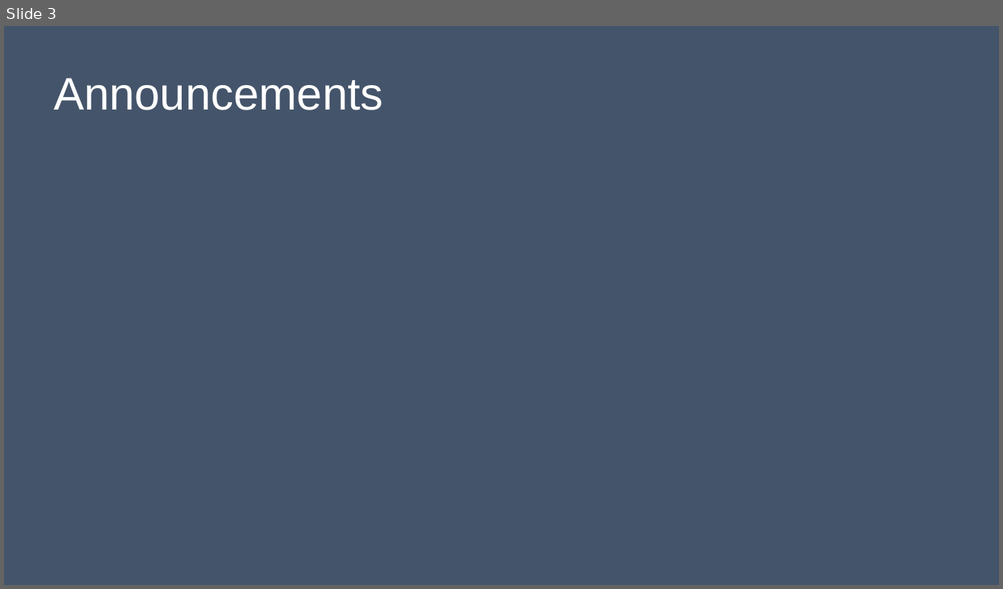
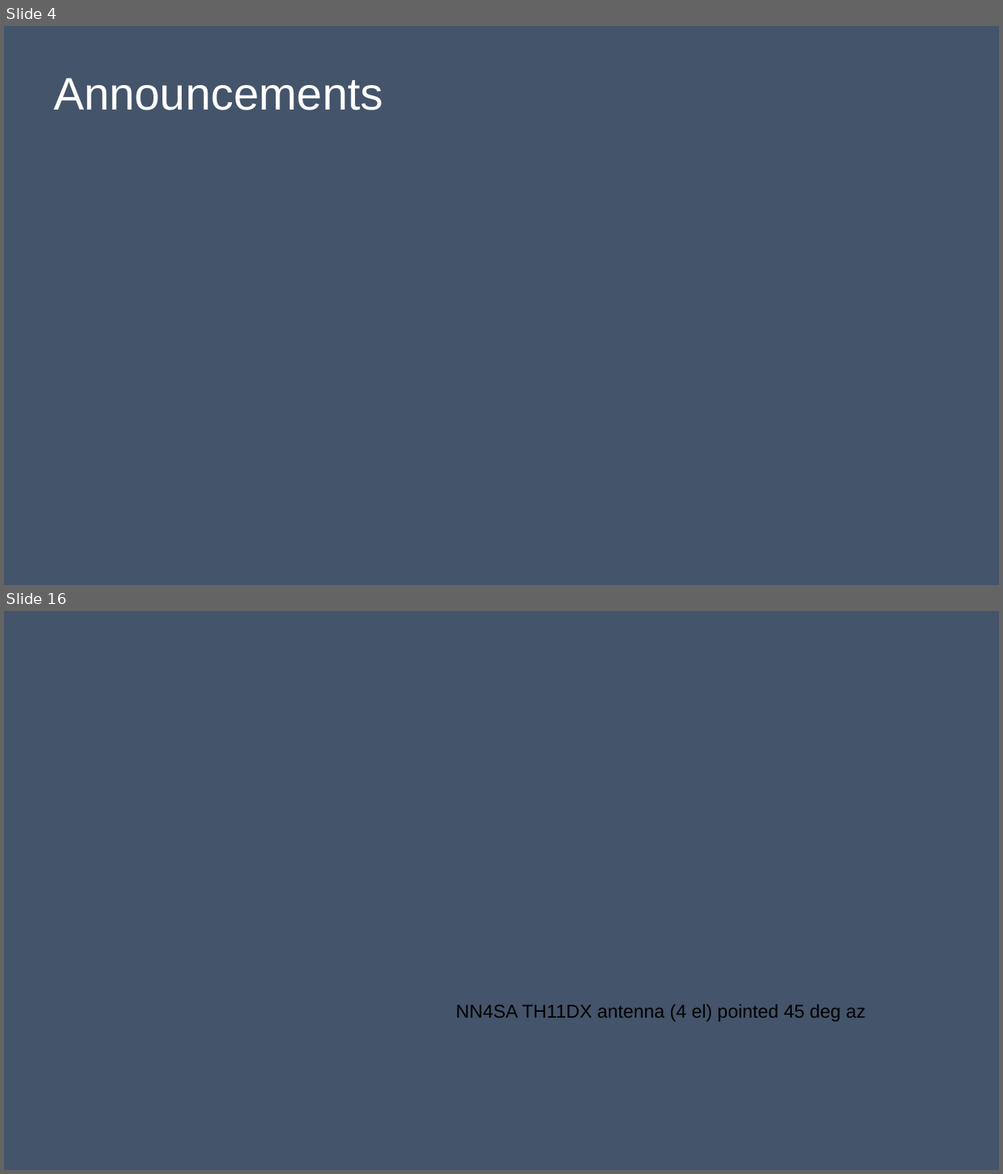
Before and after one commit to HamSCI/MSQP, a slide deck: Working Group meeting slides/Meteor_Scatter_Working_Group_4Nov2026.pptx. Shown one above the other, each under a label of ours: slide 3 before the commit, slides 4 and 16 after it; the slides between them are not shown. The pictures are 1003x589 and 1003x1174 pixels, drawn with LibreOffice and Linux fonts; fonts in the diff are those of the drawing; background and template pictures are left out. Boxes give left, top, right and bottom in pixels: in the first picture for what was removed or moved away, otherwise in the second. Text is boxed around its words. In the diff, an @@ line names an element or a change of style, - is before the commit and + after.

```diff
--- a/Working Group meeting slides/Meteor_Scatter_Working_Group_4Nov2026.pptx
+++ b/Working Group meeting slides/Meteor_Scatter_Working_Group_4Nov2026.pptx
@@ slide 16 added at (4, 611, 999, 1170), background picture (left out) @@
@@ text added at (455, 1005, 865, 1022), 18 pt, text #000000 @@
+NN4SA TH11DX antenna (4 el) pointed 45 deg az
@@ what was slide 3 is now slide 4 @@
```
Also in this commit, not shown: 4 slides changed, 19 other slides added, 5 slides removed.
